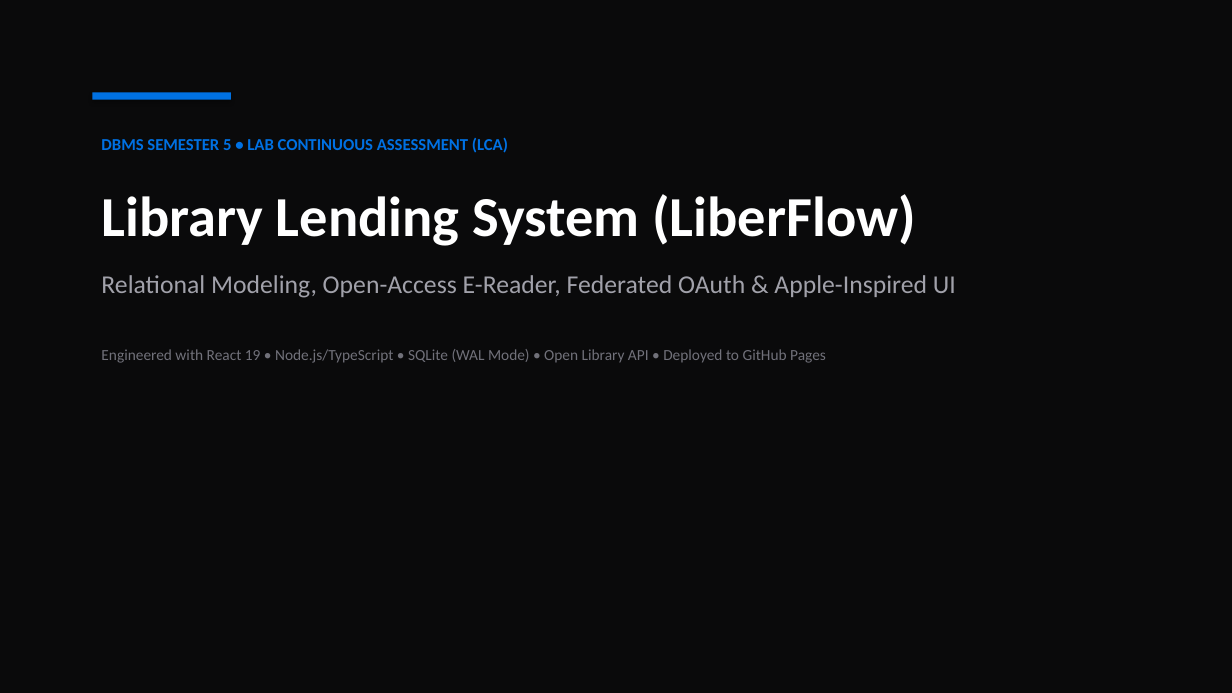
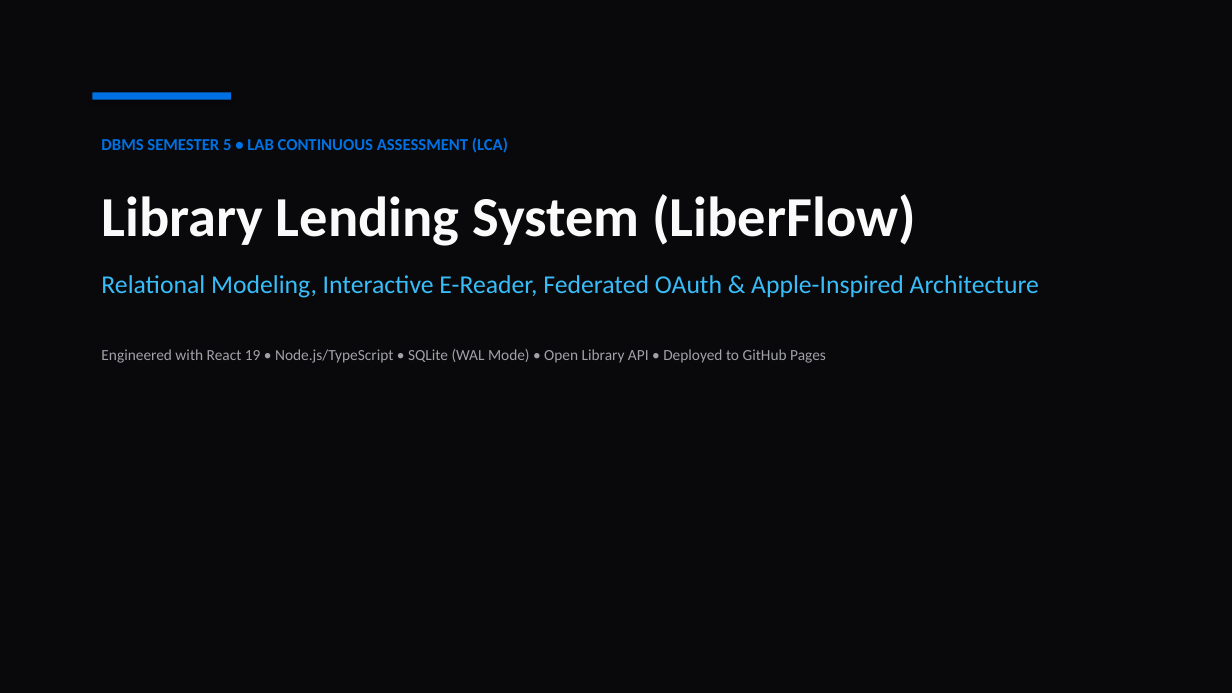
Before and after one commit to themellowhost/library-lending-system, a slide deck: slide 1 of Library_Lending_System_Presentation.pptx. Drawn at 1232x693 pixels with LibreOffice and Linux fonts; fonts in the diff are those of the drawing. Boxes give left, top, right and bottom in pixels: in the first picture for what was removed or moved away, otherwise in the second. Text is boxed around its words. In the diff, an @@ line names an element or a change of style, - is before the commit and + after.

Commit message:
docs: Make presentation 100% dark theme and embed high-res relational ER diagram

```diff
--- a/Library_Lending_System_Presentation.pptx
+++ b/Library_Lending_System_Presentation.pptx
@@ background #FFFFFF to #09090B @@
@@ rectangle removed at bbox=[0, 0, 1232, 693] @@
@@ text at bbox=[101, 194, 916, 363]: text colour #FFFFFF to #FAFAFA in "Library Lending System (LiberFlow)"; text colour #71717A to #A1A1AA in "Engineered with React 19 • Node.js/TypeScript • ..." @@
@@ text at bbox=[101, 275, 1039, 298]: text changed; text colour #A1A1AA to #38BDF8 @@
-Relational Modeling, Open-Access E-Reader, Federated OAuth & Apple-Inspired UI
+Relational Modeling, Interactive E-Reader, Federated OAuth & Apple-Inspired Architecture
```
Also in this commit, not shown: 7 other slides changed, 2 slides added, 2 slides removed, 3 other files.
